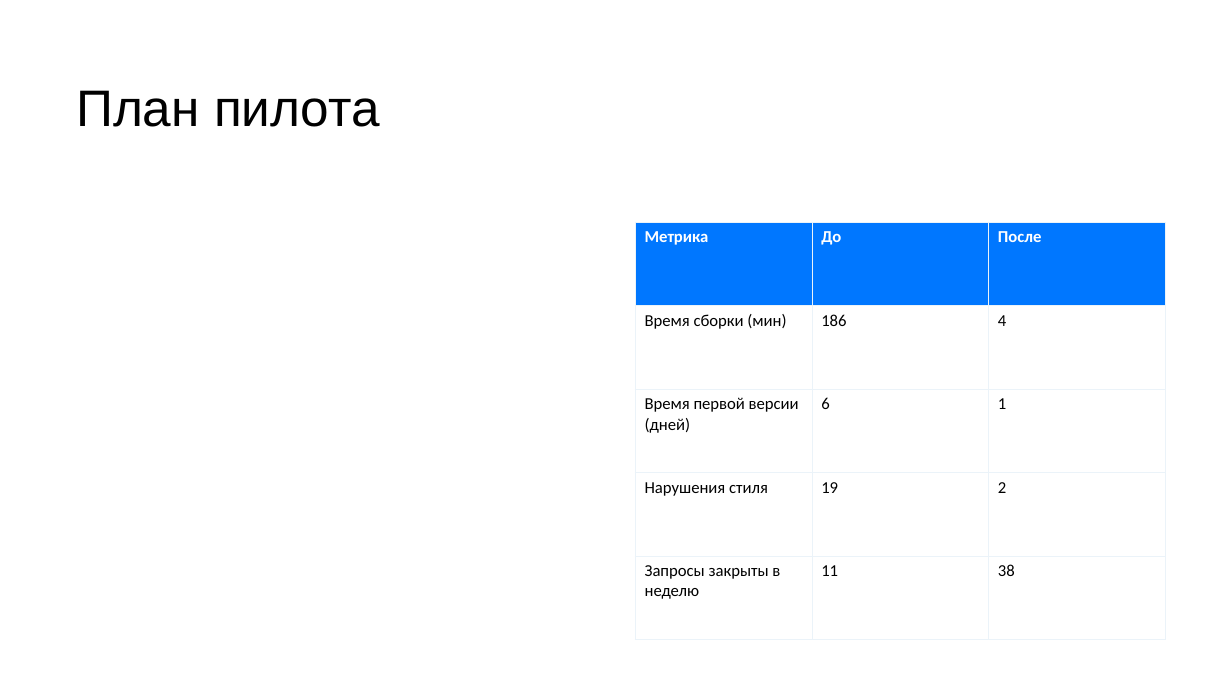
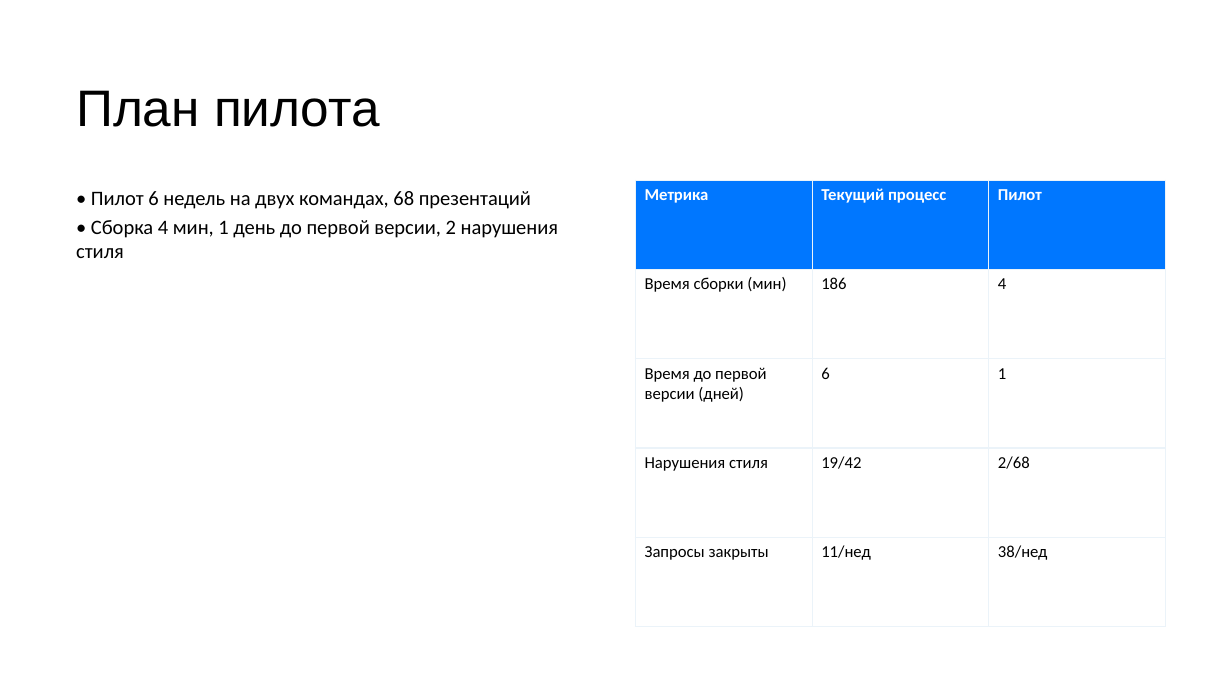
Before and after one commit to DiFoxenGit/-VKTechHackathon, a slide deck: slide 6 of samples/Шаблон_презентации_VK_Education__split.pptx. Drawn at 1232x693 pixels with LibreOffice and Linux fonts; fonts in the diff are those of the drawing. Boxes give left, top, right and bottom in pixels: in the first picture for what was removed or moved away, otherwise in the second. Text is boxed around its words. In the diff, an @@ line names an element or a change of style, - is before the commit and + after.

```diff
--- a/samples/Шаблон_презентации_VK_Education__split.pptx
+++ b/samples/Шаблон_презентации_VK_Education__split.pptx
@@ text added at [76, 191, 558, 258], 16 pt, text #000000 @@
+• Пилот 6 недель на двух командах, 68 презентаций
+• Сборка 4 мин, 1 день до первой версии, 2 нарушения стиля
@@ table at [636, 180, 1165, 627] @@
-row 1, column 2: До
+row 1, column 2: Текущий процесс
-row 1, column 3: После
+row 1, column 3: Пилот
-row 3, column 1: Время первой версии (дней)
+row 3, column 1: Время до первой версии (дней)
-row 4, column 2: 19
+row 4, column 2: 19/42
-row 4, column 3: 2
+row 4, column 3: 2/68
-row 5: Запросы закрыты в неделю | 11 | 38
+row 5: Запросы закрыты | 11/нед | 38/нед
@@ table: place and size @@
-table at [636, 223, 1165, 640]
+table at [636, 180, 1165, 627]
```
Also in this commit, not shown: 3 other slides changed, 8 slides added, 6 slides removed, 21 other files.
